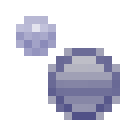
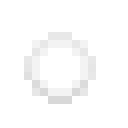
Comparing the layer stacks of the two 128px x 128px images. Changes:
renamed "has context copy" to "transfer 1", hid it over [16, 16, 56, 56]
renamed "context dark copy" to "transfer 2", hid it over [48, 48, 120, 120]
added layer "inactive cewntered" above "task inactive" over [24, 32, 96, 104]
